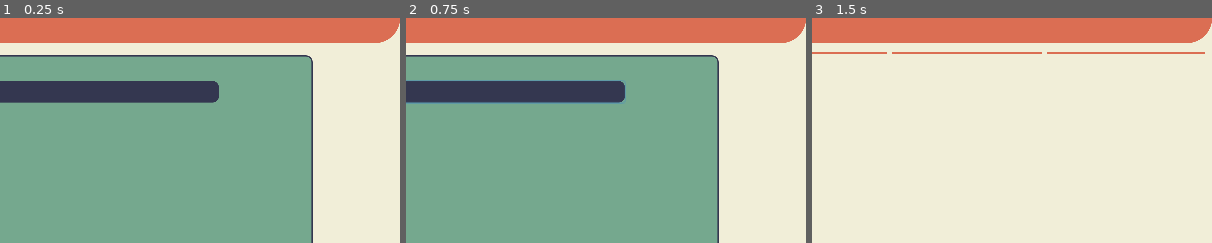
Above: before the commit, frames 1-3 (left to right).
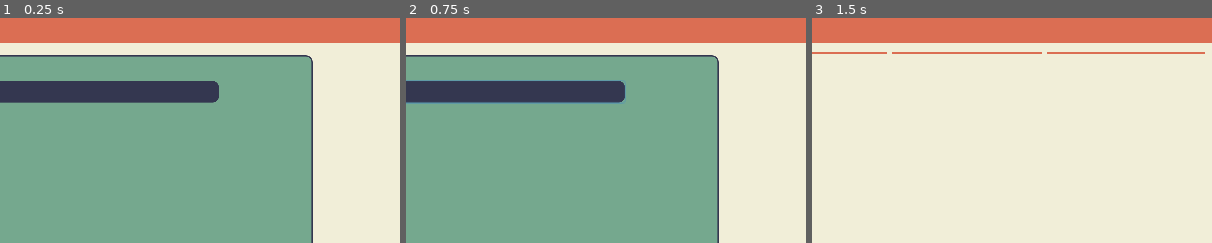
Above: after the commit, the same moments.

Repository: hobbesjaap/wellbeingapp
Game: Godot game, scene res://start_screen.tscn
Same seed, same stepped clock (60 frames per second), same inputs: the game is played once before the commit and once after it.
Inputs (mouse positions are % of the whole screen's width and height, from its top left):
- Up to frame 1 (0.25 s): no input
- Up to frame 2 (0.75 s): click (50, 16) at 0.52 s; type "Alex" at 0.6 s
- Up to frame 3 (1.5 s): click "Done" at 1.25 s
The pictures show only the part of the screen within x 50-100%, y 0-50%; the shares and areas given below are measured in that part.

The runs differ from the first frame. In frame 1, 0.1% of the frame differs, in the area x 95-100%, y 2-12%; in frame 2, 0.1%; in frame 3, 0.1%.

Commit message:
added a new idea to my drafting section

Diff:
--- a/godot/start_screen.tscn
+++ b/godot/start_screen.tscn
@@ -9,7 +9,6 @@
 
 [sub_resource type="StyleBoxFlat" id=1]
 bg_color = Color( 0.862745, 0.435294, 0.329412, 1 )
-corner_radius_bottom_right = 45
 
 [sub_resource type="StyleBoxFlat" id=2]
 bg_color = Color( 0.462745, 0.662745, 0.560784, 1 )
@@ -38,6 +37,7 @@
 theme = ExtResource( 5 )
 
 [node name="start_menu" parent="UI/top_container" instance=ExtResource( 3 )]
+visible = false
 
 [node name="user_details" parent="UI/top_container" instance=ExtResource( 2 )]
 visible = false
@@ -46,6 +46,7 @@
 visible = false
 
 [node name="pomodoro" parent="UI/top_container" instance=ExtResource( 6 )]
+visible = false
 
 [node name="bottom_bar" type="Panel" parent="UI"]
 anchor_top = 1.0
Not shown, added: design_files/journal_idea.md
